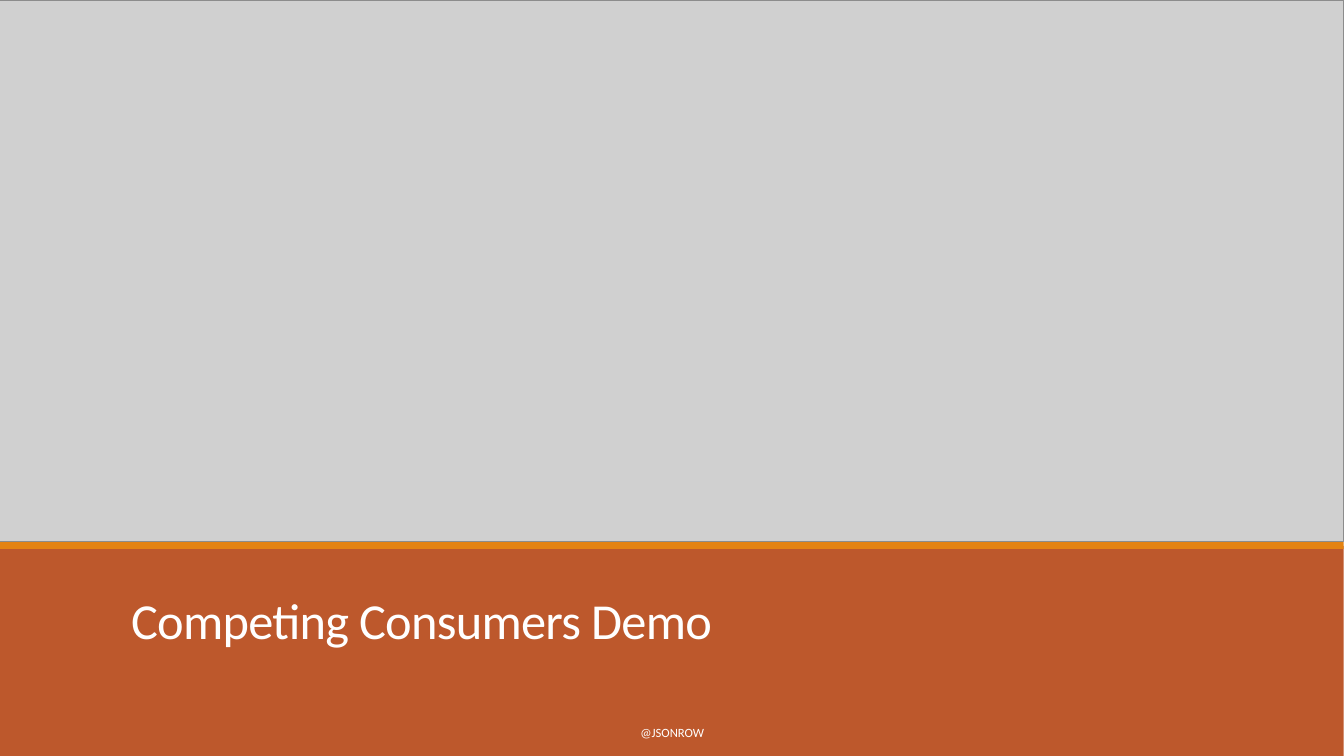
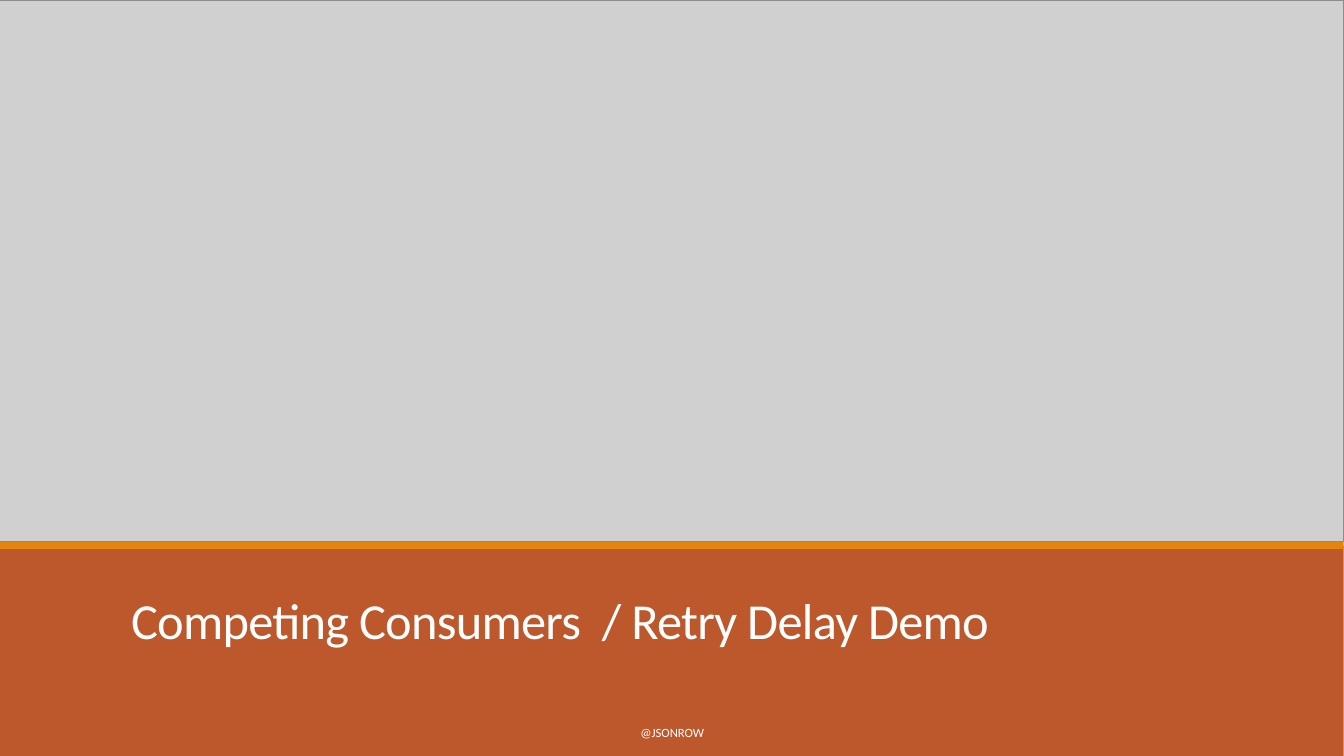
Before and after one commit to JasonRowe/MDC2019, a slide deck: slide 19 of Microservice_plumbing_with_RabbitMQ.pptx (slide 22 before the commit). Drawn at 1344x756 pixels with LibreOffice and Linux fonts; fonts in the diff are those of the drawing; grey boxes stand for pictures. Boxes give left, top, right and bottom in pixels: in the first picture for what was removed or moved away, otherwise in the second. Text is boxed around its words. In the diff, an @@ line names an element or a change of style, - is before the commit and + after.

```diff
--- a/Microservice_plumbing_with_RabbitMQ.pptx
+++ b/Microservice_plumbing_with_RabbitMQ.pptx
@@ title at (x1=131, y1=604, x2=989, y2=648): text changed @@
-Competing Consumers Demo
+Competing Consumers / Retry Delay Demo
```
Also in this commit, not shown: 4 other slides changed, 3 slides removed, 2 other files.
